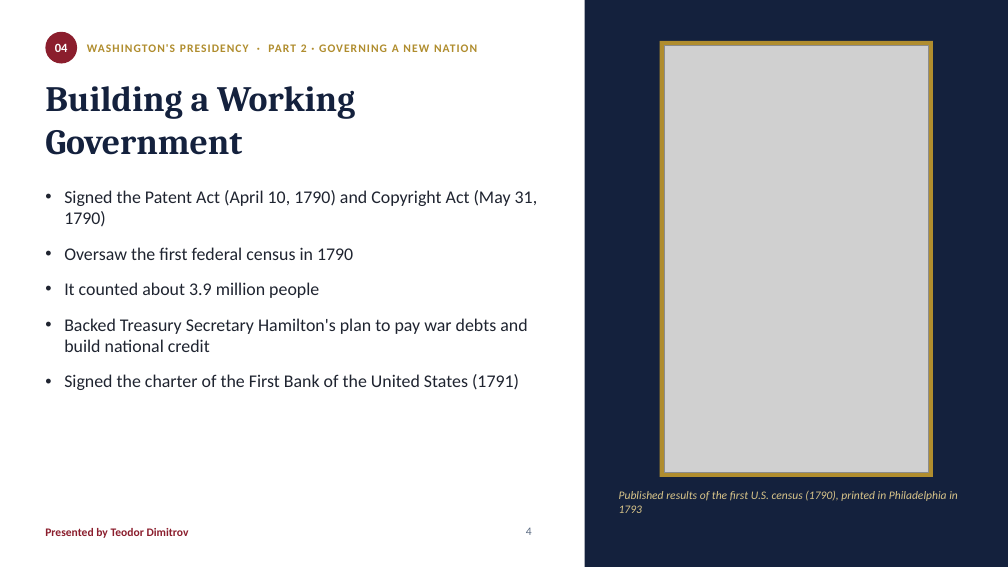
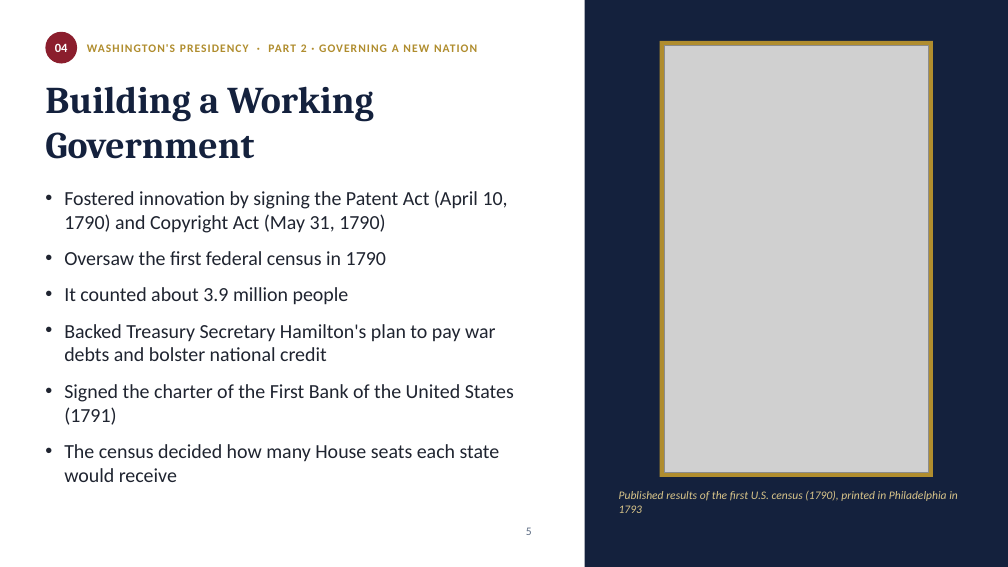
Before and after one commit to hristowork14-alt/Hristo, a slide deck: slide 5 of Washington_Presidency_Petkov_Dimitrov.pptx (slide 4 before the commit). Drawn at 1008x567 pixels with LibreOffice and Linux fonts; fonts in the diff are those of the drawing; grey boxes stand for pictures. Boxes give left, top, right and bottom in pixels: in the first picture for what was removed or moved away, otherwise in the second. Text is boxed around its words. In the diff, an @@ line names an element or a change of style, - is before the commit and + after.

```diff
--- a/Washington_Presidency_Petkov_Dimitrov.pptx
+++ b/Washington_Presidency_Petkov_Dimitrov.pptx
@@ title "Building a Working Government" at [45,86,373,159]: size 34 to 36 pt @@
@@ text at [64,190,508,233]: text changed; size 17 to 19 pt @@
-• Signed the Patent Act (April 10, 1790) and Copyright Act (May 31, 1790)
+• Fostered innovation by signing the Patent Act (April 10, 1790) and Copyright Act (May 31, 1790)
@@ text at [64,251,514,425]: size 17 to 19 pt in "Oversaw the first federal census in 1790", "It counted about 3.9 million people", "Signed the charter of the First Bank ..."; less space between paragraphs @@
@@ text at [64,324,495,361]: text changed; size 17 to 19 pt @@
-• Backed Treasury Secretary Hamilton's plan to pay war debts and build national credit
+• Backed Treasury Secretary Hamilton's plan to pay war debts and bolster national credit
@@ text at [64,444,500,482]: paragraph added @@
+• The census decided how many House seats each state would receive
@@ text removed at [45,528,189,538] @@
-Presented by Teodor Dimitrov
@@ page number at [526,527,532,535]: text changed @@
-4
+5
```
Also in this commit, not shown: 5 other slides changed, 2 slides added.
